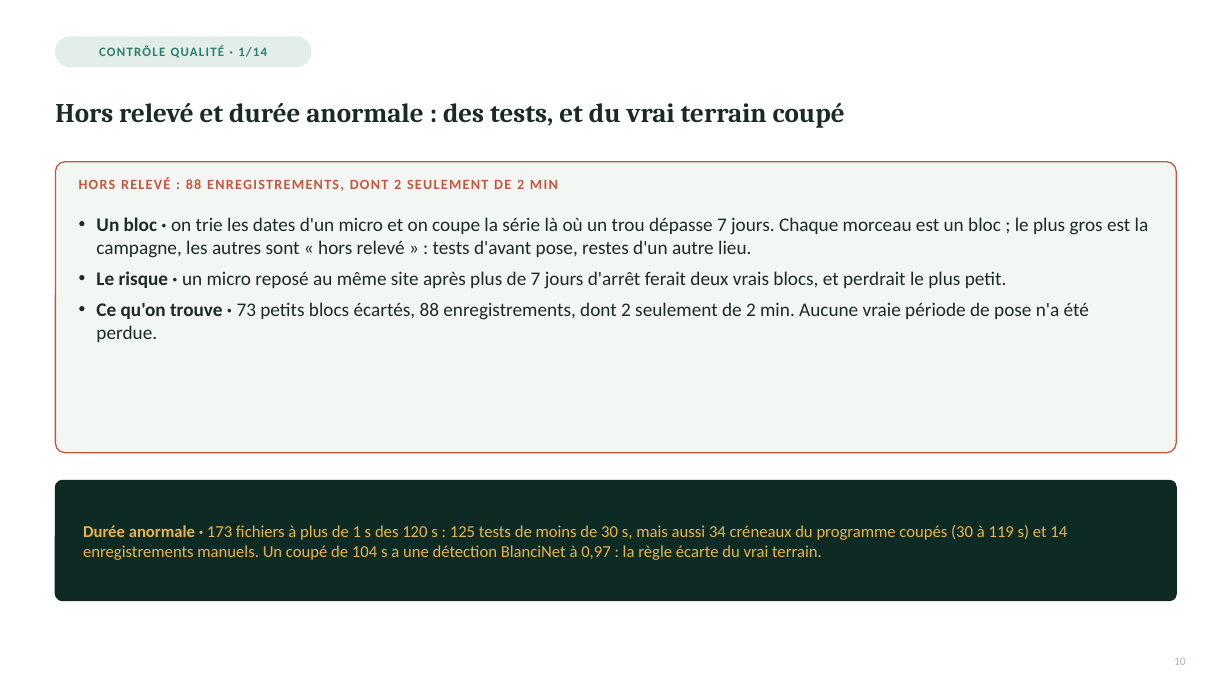
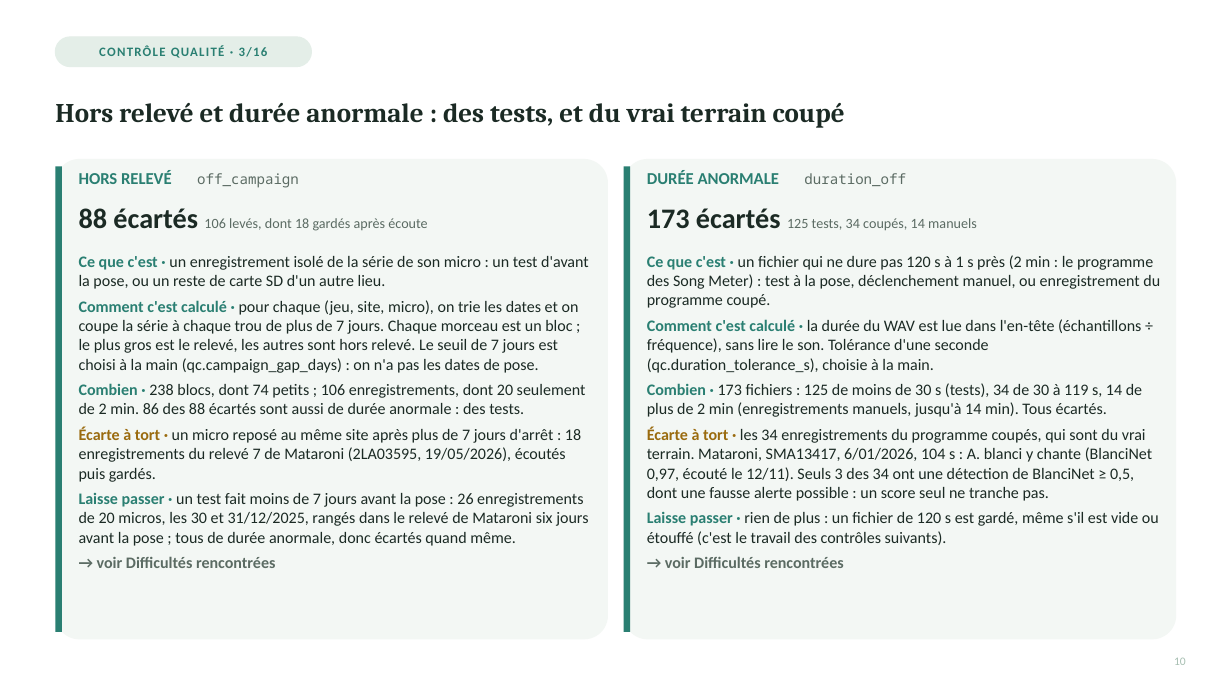
Before and after one commit to Rumble-Paw-Patrol/Grenouille, a slide deck: slide 7 of documentation/prez/presentation_4_paquets/presentation_4_inventaire_qc_v2_paquet_2_diapos_06-11.pptx (slide 5 before the commit). Drawn at 1232x693 pixels with LibreOffice and Linux fonts; fonts in the diff are those of the drawing. Boxes give left, top, right and bottom in pixels: in the first picture for what was removed or moved away, otherwise in the second. Text is boxed around its words. In the diff, an @@ line names an element or a change of style, - is before the commit and + after.

```diff
--- a/documentation/prez/presentation_4_paquets/presentation_4_inventaire_qc_v2_paquet_2_diapos_06-11.pptx
+++ b/documentation/prez/presentation_4_paquets/presentation_4_inventaire_qc_v2_paquet_2_diapos_06-11.pptx
@@ text at [99,46,268,58]: text changed @@
-CONTRÔLE QUALITÉ · 1/14
+CONTRÔLE QUALITÉ · 3/16
@@ rounded rectangle removed at [55,162,1177,453] @@
@@ rounded rectangle added at [55,159,608,640], fill #F3F7F4 @@
@@ rectangle added at [55,166,62,632], fill #2A7F72 @@
@@ text at [79,171,299,188]: text changed; font Calibri to Noto Sans Mono; text colour #C8553D to #5B6B63; bold off @@
-HORS RELEVÉ : 88 ENREGISTREMENTS, DONT 2 SEULEMENT DE 2 MIN
+HORS RELEVÉ off_campaign
@@ rounded rectangle added at [624,159,1177,640], fill #F3F7F4 @@
@@ rectangle added at [624,166,630,632], fill #2A7F72 @@
@@ text added at [647,171,906,186], 13 pt, text #2A7F72, bold @@
+DURÉE ANORMALE duration_off
@@ text added at [79,208,427,231], 11 pt, text #5B6B63 @@
+88 écartés 106 levés, dont 18 gardés après écoute
@@ text added at [647,208,977,230], 11 pt, text #5B6B63 @@
+173 écartés 125 tests, 34 coupés, 14 manuels
@@ text removed at [96,217,1149,342] @@
-• Un bloc · on trie les dates d'un micro et on coupe la série là où un trou dépasse 7 jours. Chaque morceau est un bloc ; le plus gros est la campagne, les autres sont « hors relevé » : tests d'avant pose, restes d'un autre lieu.
-• Le risque · un micro reposé au même site après plus de 7 jours d'arrêt ferait deux vrais blocs, et perdrait le plus petit.
-• Ce qu'on trouve · 73 petits blocs écartés, 88 enregistrements, dont 2 seulement de 2 min. Aucune vraie période de pose n'a été perdue.
@@ text added at [79,256,589,568], 12.5 pt, text #1B2A24 @@
+Ce que c'est · un enregistrement isolé de la série de son micro : un test d'avant la pose, ou un reste de carte SD d'un autre lieu.
+Comment c'est calculé · pour chaque (jeu, site, micro), on trie les dates et on coupe la série à chaque trou de plus de 7 jours. Chaque morceau est un bloc ; le plus gros est le relevé, les autres sont hors relevé. Le seuil de 7 jours est choisi à la main (qc.campaign_gap_days) : on n'a pas les dates de pose.
+Combien · 238 blocs, dont 74 petits ; 106 enregistrements, dont 20 seulement de 2 min. 86 des 88 écartés sont aussi de durée anormale : des tests.
+Écarte à tort · un micro reposé au même site après plus de 7 jours d'arrêt : 18 enregistrements du relevé 7 de Mataroni (2LA03595, 19/05/2026), écoutés puis gardés.
+Laisse passer · un test fait moins de 7 jours avant la pose : 26 enregistrements de 20 micros, les 30 et 31/12/2025, rangés dans le relevé de Mataroni six jours avant la pose ; tous de durée anormale, donc écartés quand même.
+→ voir Difficultés rencontrées
@@ text added at [647,255,1160,568], 12.5 pt, text #1B2A24 @@
+Ce que c'est · un fichier qui ne dure pas 120 s à 1 s près (2 min : le programme des Song Meter) : test à la pose, déclenchement manuel, ou enregistrement du programme coupé.
+Comment c'est calculé · la durée du WAV est lue dans l'en-tête (échantillons ÷ fréquence), sans lire le son. Tolérance d'une seconde (qc.duration_tolerance_s), choisie à la main.
+Combien · 173 fichiers : 125 de moins de 30 s (tests), 34 de 30 à 119 s, 14 de plus de 2 min (enregistrements manuels, jusqu'à 14 min). Tous écartés.
+Écarte à tort · les 34 enregistrements du programme coupés, qui sont du vrai terrain. Mataroni, SMA13417, 6/01/2026, 104 s : A. blanci y chante (BlanciNet 0,97, écouté le 12/11). Seuls 3 des 34 ont une détection de BlanciNet ≥ 0,5, dont une fausse alerte possible : un score seul ne tranche pas.
+Laisse passer · rien de plus : un fichier de 120 s est gardé, même s'il est vide ou étouffé (c'est le travail des contrôles suivants).
+→ voir Difficultés rencontrées
@@ rounded rectangle removed at [55,481,1177,601] @@
@@ text removed at [83,525,1067,560] @@
-Durée anormale · 173 fichiers à plus de 1 s des 120 s : 125 tests de moins de 30 s, mais aussi 34 créneaux du programme coupés (30 à 119 s) et 14 enregistrements manuels. Un coupé de 104 s a une détection BlanciNet à 0,97 : la règle écarte du vrai terrain.
```
Also in this commit, not shown: 5 other slides changed, 2 slides added, 14 other files.
